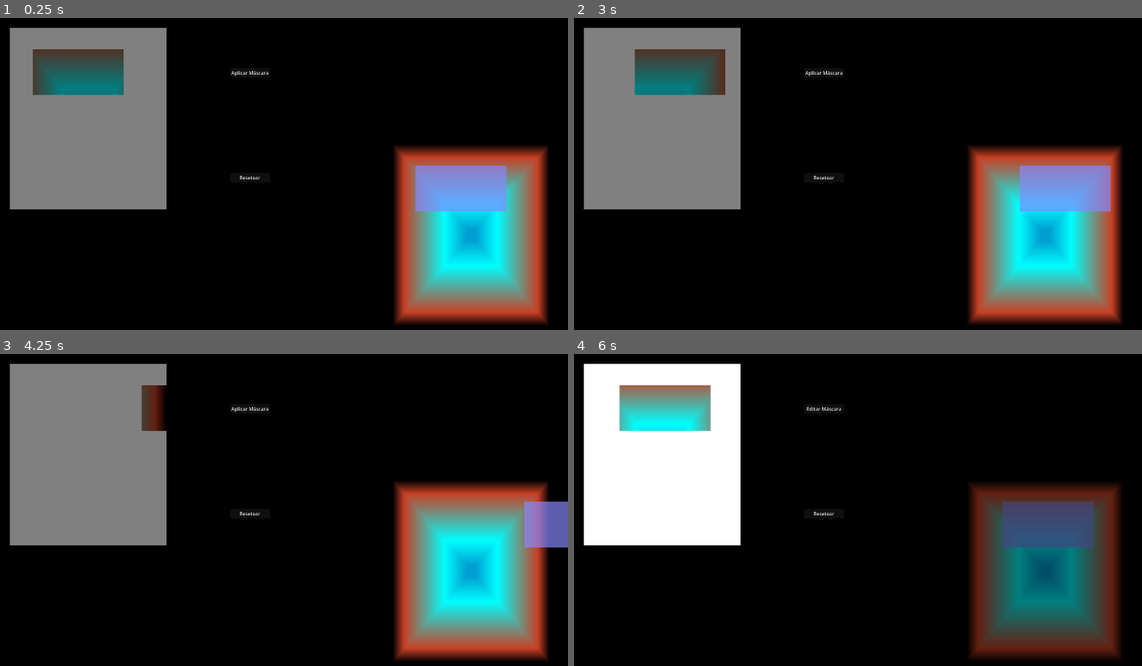
Above: before the commit, frames 1-4 (two rows, left to right).
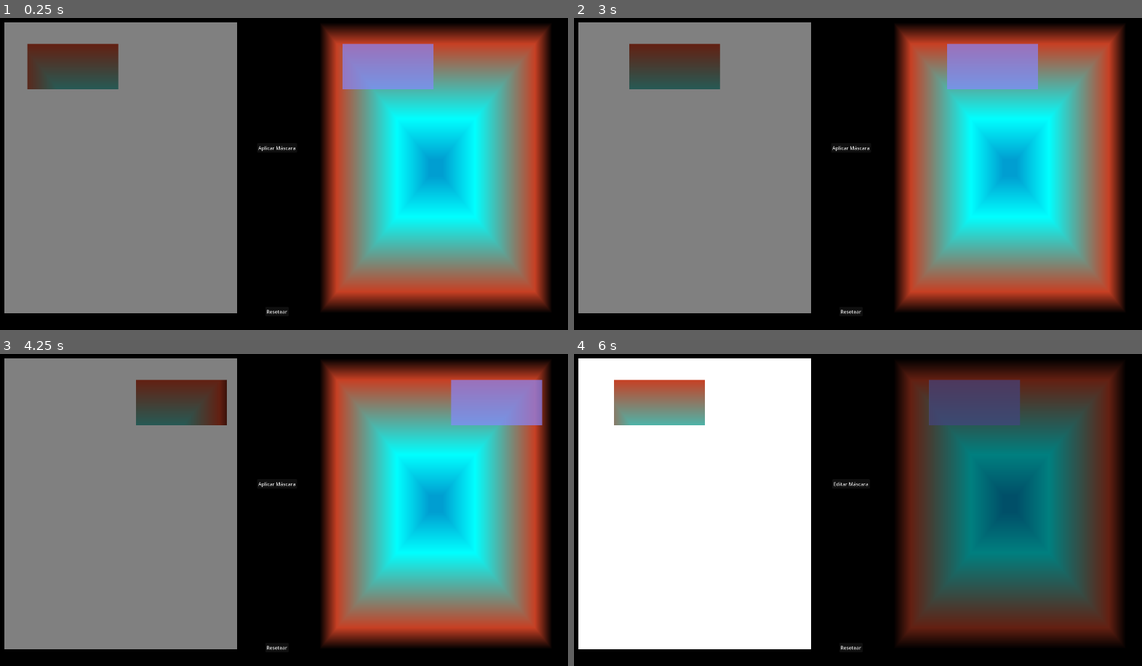
Above: after the commit, the same moments.

Repository: JuanFdS/ggj2026
Game: Godot game, scene res://screens/game_scenes/template_level/template_level.tscn
Two runs of this game, one before a commit and one after it. Both use one fixed random seed, a clock stepped at 60 frames per second and the inputs below.
Inputs (mouse positions are in pixels of both pictures, inside the frame that each line leads up to):
- Up to frame 1 (0.25 s): no input
- Up to frame 2 (3 s): click "Aplicar Máscara" at 0.5 s; click "Editar Máscara" at 1.25 s; click "Resetear" at 2 s; tap Enter (ui_accept) at 2.75 s; move the mouse to (977, 152) at 2.77 s; hold Right (ui_right) from 2.78 s (still down); click (977, 152) at 2.85 s
- Up to frame 3 (4.25 s): tap Enter (ui_accept) at 3.02 s; release Right (ui_right) at 3.5 s; drag from (159, 519) to (181, 407) at 3.52 s
- Up to frame 4 (6 s): tap Enter (ui_accept) at 4.25, 5.75 s; move the mouse to (909, 432) at 4.27 s; hold Left (ui_left) 4.28-5 s; tap 1 at 4.35 s; drag from (823, 569) to (1034, 525) at 5.02 s; move the mouse to (1028, 553) at 5.77 s; hold Right (ui_right) from 5.78 s (still down); tap M (toggle_mask) at 5.85 s

The runs differ from the first frame. In frame 1, 60% of the frame differs, in the area x 0-97%, y 1-99%; in frame 2, 60%; in frame 3, 59%; in frame 4, 58%.

Commit message:
Mejorar tamaño de las pantallas de los niveles

Diff:
--- a/project.godot
+++ b/project.godot
@@ -29,7 +29,7 @@
 window/size/viewport_width=1920
 window/size/viewport_height=1080
 window/stretch/mode="viewport"
-window/stretch/aspect="expand"
+window/stretch/aspect="keep_width"
 
 [editor_plugins]
 
--- a/screens/game_scenes/template_level/template_level.tscn
+++ b/screens/game_scenes/template_level/template_level.tscn
@@ -16,8 +16,8 @@
 
 [sub_resource type="GradientTexture2D" id="GradientTexture2D_x4ba3"]
 gradient = SubResource("Gradient_jg18i")
-width = 518
-height = 600
+width = 768
+height = 960
 
 [sub_resource type="Gradient" id="Gradient_0npbb"]
 offsets = PackedFloat32Array(1)
@@ -34,8 +34,8 @@
 
 [sub_resource type="GradientTexture2D" id="GradientTexture2D_0npbb"]
 gradient = SubResource("Gradient_gvio3")
-width = 518
-height = 600
+width = 768
+height = 960
 fill = 2
 fill_from = Vector2(0.5, 0.5)
 
@@ -109,33 +109,46 @@
 physics_interpolation_mode = 1
 script = ExtResource("1_746gp")
 mask_size = Vector2i(300, 150)
-canvas_size = Vector2i(518, 600)
-metadata/_edit_lock_ = true
-
-[node name="MaskButton" type="Button" parent="." unique_id=1551359140]
-unique_name_in_owner = true
-offset_left = 805.0
-offset_top = 211.0
-offset_right = 937.0
-offset_bottom = 242.0
+canvas_size = Vector2i(768, 960)
+metadata/_edit_lock_ = true
+
+[node name="UI" type="CanvasLayer" parent="." unique_id=2113149104]
+
+[node name="MarginContainer" type="MarginContainer" parent="UI" unique_id=902006675]
+anchors_preset = 15
+anchor_right = 1.0
+anchor_bottom = 1.0
+grow_horizontal = 2
+grow_vertical = 2
+theme_override_constants/margin_left = 50
+theme_override_constants/margin_top = 50
+theme_override_constants/margin_right = 50
+theme_override_constants/margin_bottom = 50
+
+[node name="VBoxContainer" type="VBoxContainer" parent="UI/MarginContainer" unique_id=210780470]
+layout_mode = 2
+size_flags_horizontal = 4
+theme_override_constants/separation = 100
+
+[node name="MaskButton" type="Button" parent="UI/MarginContainer/VBoxContainer" unique_id=1551359140]
+unique_name_in_owner = true
+layout_mode = 2
+size_flags_vertical = 6
 focus_mode = 0
 text = "Aplicar Máscara"
-metadata/_edit_lock_ = true
-
-[node name="ResetButton" type="Button" parent="." unique_id=916187850]
-unique_name_in_owner = true
-offset_left = 805.0
-offset_top = 557.0
-offset_right = 937.0
-offset_bottom = 588.0
+
+[node name="ResetButton" type="Button" parent="UI/MarginContainer/VBoxContainer" unique_id=916187850]
+unique_name_in_owner = true
+layout_mode = 2
+size_flags_horizontal = 4
+size_flags_vertical = 8
 focus_mode = 0
 text = "Resetear"
 script = ExtResource("5_tr3vn")
-metadata/_edit_lock_ = true
 
 [node name="Layer" type="Node2D" parent="." unique_id=105627276 groups=["layer"]]
 unique_name_in_owner = true
-position = Vector2(78, 78)
+position = Vector2(60, 60)
 script = ExtResource("2_3eck2")
 
 [node name="LayerBackground" type="Sprite2D" parent="Layer" unique_id=284435309]
@@ -164,7 +177,7 @@
 metadata/_edit_lock_ = true
 
 [node name="Bottom" type="CollisionShape2D" parent="Layer/StaticBody2D" unique_id=1852634940]
-position = Vector2(518, 600)
+position = Vector2(768, 960)
 shape = SubResource("WorldBoundaryShape2D_jg18i")
 metadata/_edit_lock_ = true
 
@@ -173,7 +186,7 @@
 metadata/_edit_lock_ = true
 
 [node name="Right" type="CollisionShape2D" parent="Layer/StaticBody2D" unique_id=1225438628]
-position = Vector2(518, 600)
+position = Vector2(768, 960)
 shape = SubResource("WorldBoundaryShape2D_dg2up")
 metadata/_edit_lock_ = true
 
@@ -217,7 +230,7 @@
 
 [node name="Mask" type="Node2D" parent="." unique_id=384021872]
 unique_name_in_owner = true
-position = Vector2(1341, 462)
+position = Vector2(1100, 60)
 script = ExtResource("6_bqir4")
 
 [node name="MaskBackground" type="Sprite2D" parent="Mask" unique_id=218631811]
@@ -285,7 +298,7 @@
 transparent_bg = true
 handle_input_locally = false
 canvas_cull_mask = 4293918721
-size = Vector2i(518, 600)
+size = Vector2i(768, 960)
 render_target_update_mode = 4
 script = ExtResource("8_cubxh")
 camera = NodePath("MaskCamera")
@@ -316,7 +329,7 @@
 unique_name_in_owner = true
 transparent_bg = true
 handle_input_locally = false
-size = Vector2i(518, 600)
+size = Vector2i(768, 960)
 render_target_update_mode = 4
 script = ExtResource("8_cubxh")
 camera = NodePath("LayerCamera")
